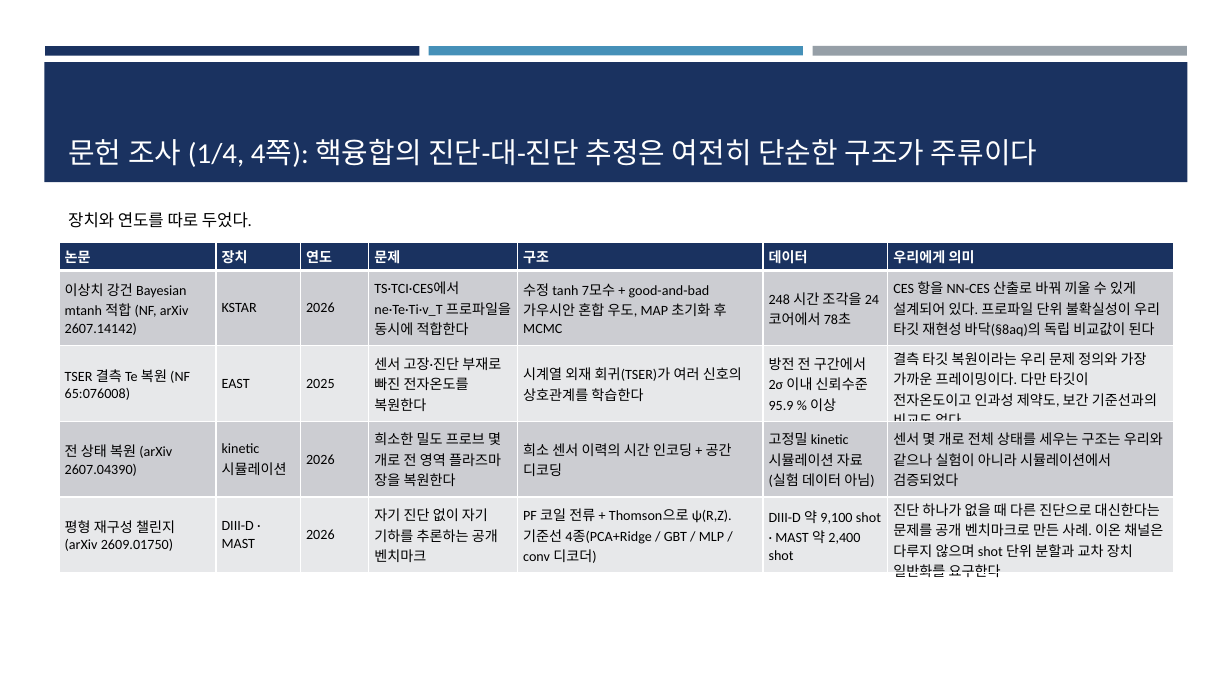
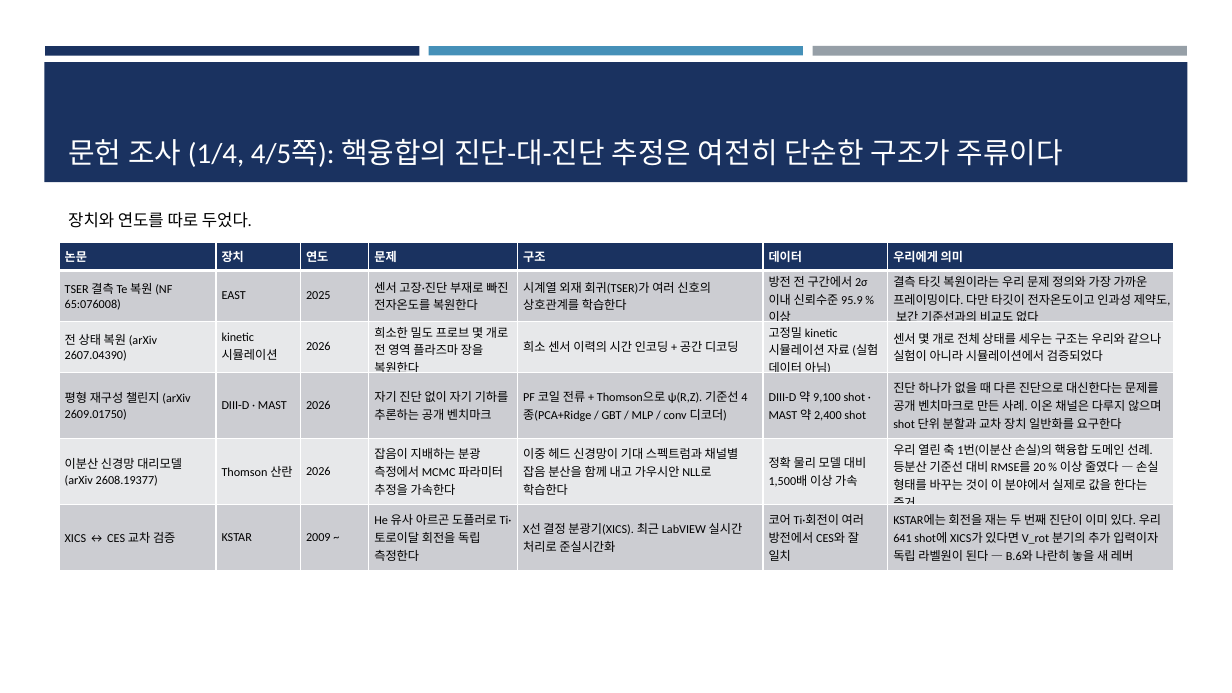
Before and after one commit to iseungsang01/ml-intern-revision, a slide deck: slide 59 of docs/presentation/KSTAR_CES_졸논정리_논문흐름.pptx. Drawn at 1232x693 pixels with LibreOffice and Linux fonts; fonts in the diff are those of the drawing. Boxes give left, top, right and bottom in pixels: in the first picture for what was removed or moved away, otherwise in the second. Text is boxed around its words. In the diff, an @@ line names an element or a change of style, - is before the commit and + after.

```diff
--- a/docs/presentation/KSTAR_CES_졸논정리_논문흐름.pptx
+++ b/docs/presentation/KSTAR_CES_졸논정리_논문흐름.pptx
@@ title at [68,139,1063,167]: text changed @@
-문헌 조사 (1/4, 4쪽): 핵융합의 진단-대-진단 추정은 여전히 단순한 구조가 주류이다
+문헌 조사 (1/4, 4/5쪽): 핵융합의 진단-대-진단 추정은 여전히 단순한 구조가 주류이다
@@ table at [59,243,1174,570] @@
-row 2: 이상치 강건 Bayesian mtanh 적합 (NF, arXiv 2607.14142) | KSTAR | 2026 | TS·TCI·CES에서 ne·Te·Ti·v_T 프로파일을 동시에 적합한다 | 수정 tanh 7모수 + good-and-bad 가우시안 혼합 우도, MAP 초기화 후 MCMC | 248 시간 조각을 24코어에서 78초 | CES 항을 NN-CES 산출로 바꿔 끼울 수 있게 설계되어 있다. 프로파일 단위 불확실성이 우리 타깃 재현성 바닥(§8aq)의 독립 비교값이 된다
+row 5: 이분산 신경망 대리모델 (arXiv 2608.19377) | Thomson 산란 | 2026 | 잡음이 지배하는 분광 측정에서 MCMC 파라미터 추정을 가속한다 | 이중 헤드 신경망이 기대 스펙트럼과 채널별 잡음 분산을 함께 내고 가우시안 NLL로 학습한다 | 정확 물리 모델 대비 1,500배 이상 가속 | 우리 열린 축 1번(이분산 손실)의 핵융합 도메인 선례. 등분산 기준선 대비 RMSE를 20 % 이상 줄였다 — 손실 형태를 바꾸는 것이 이 분야에서 실제로 값을 한다는 증거
+row 6: XICS ↔ CES 교차 검증 | KSTAR | 2009 ~ | He 유사 아르곤 도플러로 Ti·토로이달 회전을 독립 측정한다 | X선 결정 분광기(XICS). 최근 LabVIEW 실시간 처리로 준실시간화 | 코어 Ti·회전이 여러 방전에서 CES와 잘 일치 | KSTAR에는 회전을 재는 두 번째 진단이 이미 있다. 우리 641 shot에 XICS가 있다면 V_rot 분기의 추가 입력이자 독립 라벨원이 된다 — B.6와 나란히 놓을 새 레버
```
Also in this commit, not shown: 5 other slides changed, 1 slide added, 10 other files.
